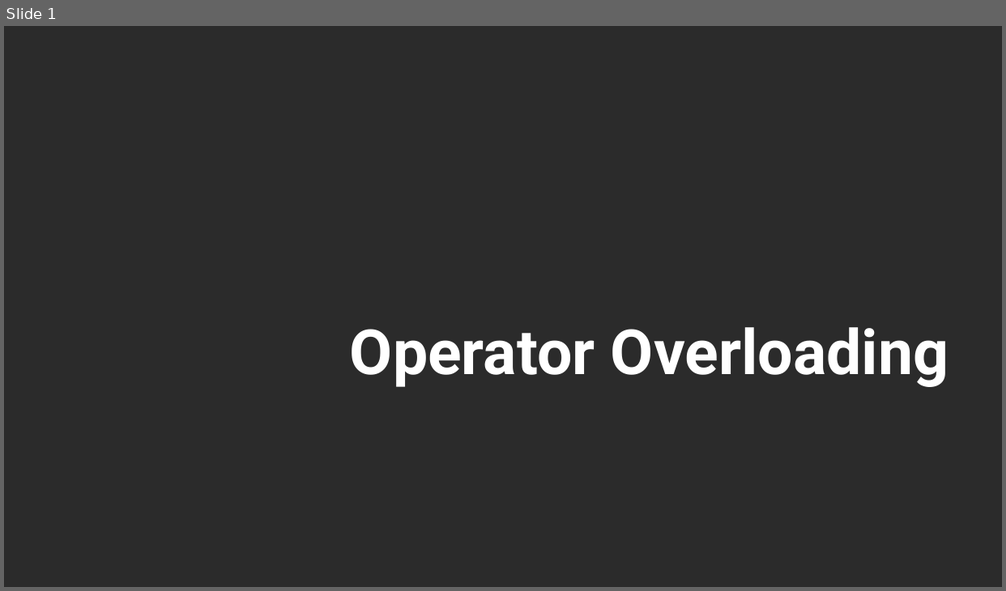
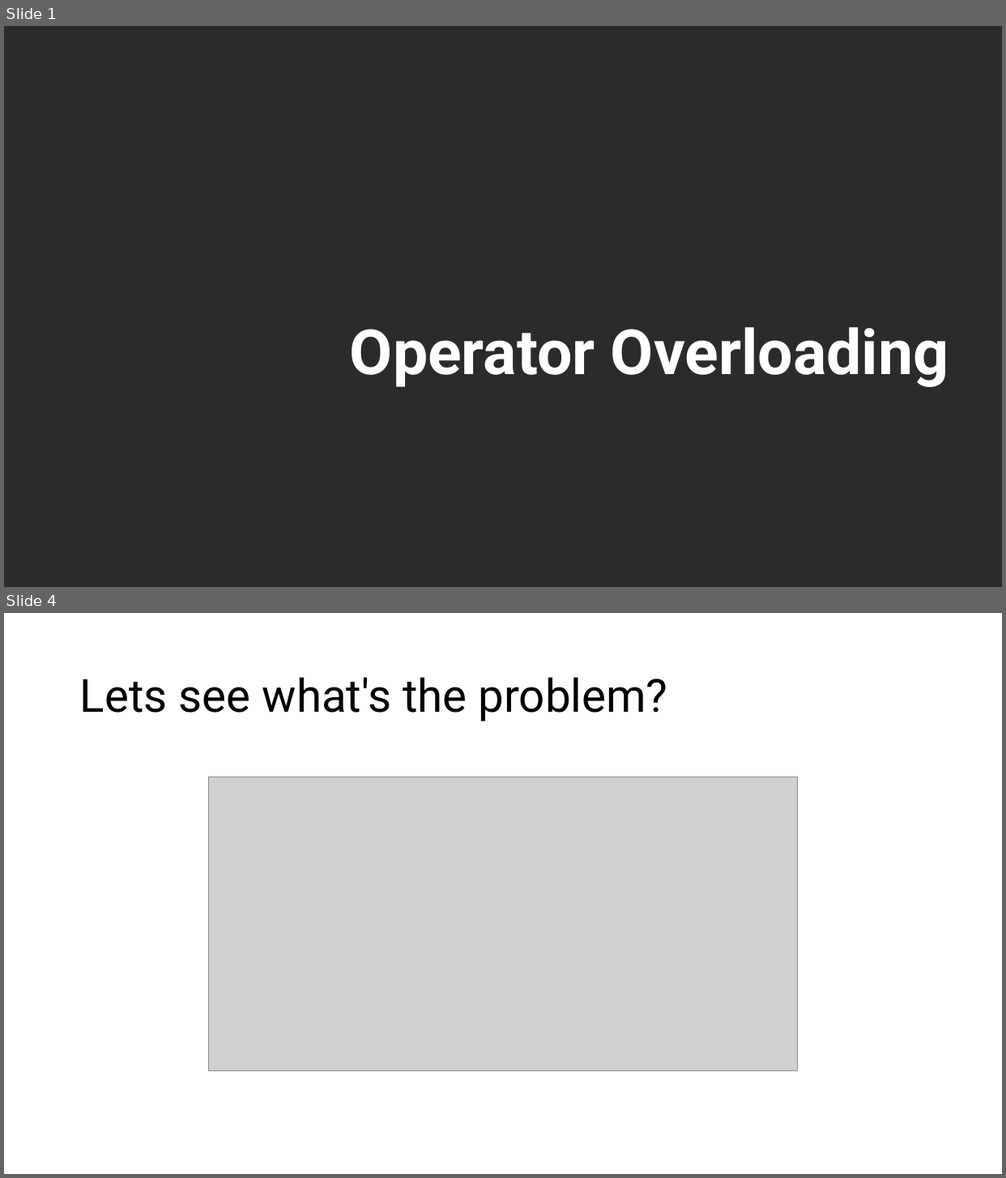
Before and after one commit to muazzamaqeel/Unversity-ComputerScience, a slide deck: C++/Tutoring/Lectures/WS-24/Operator Overloading/Operator Overloading.pptx. Shown one above the other, each under a label of ours: slide 1 before the commit, slides 1 and 4 after it; the slides between them are not shown. The pictures are 1006x591 and 1006x1178 pixels, drawn with LibreOffice and Linux fonts; fonts in the diff are those of the drawing; grey boxes stand for pictures; background and template pictures are left out; a plain dark background stands for a picture behind light text. Boxes give left, top, right and bottom in pixels: in the first picture for what was removed or moved away, otherwise in the second. Text is boxed around its words. In the diff, an @@ line names an element or a change of style, - is before the commit and + after.

```diff
--- a/C++/Tutoring/Lectures/WS-24/Operator Overloading/Operator Overloading.pptx
+++ b/C++/Tutoring/Lectures/WS-24/Operator Overloading/Operator Overloading.pptx
@@ slide 4 added at box(4, 613, 1002, 1174), background #FFFFFF @@
@@ title added at box(80, 677, 668, 722), 44 pt, text #000000 @@
+Lets see what's the problem?
@@ picture added at box(208, 777, 798, 1071) @@
```
Also in this commit, not shown: 1 slide changed, 7 other slides added, 1 slide removed, 44 other files.
